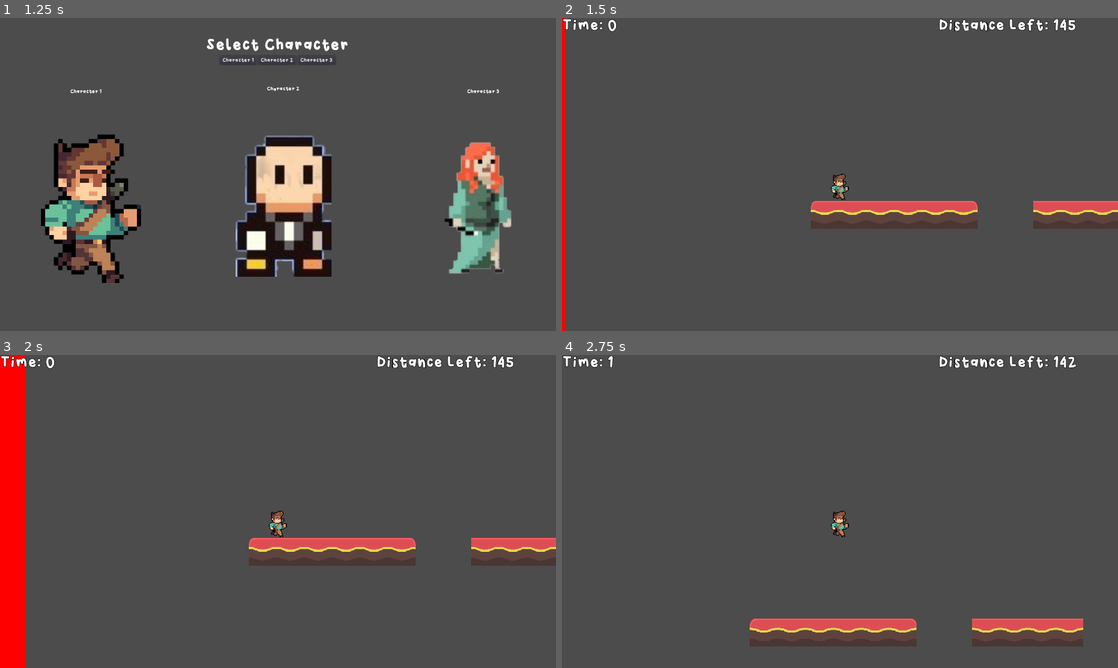
Above: before the commit, frames 1-4 (two rows, left to right).
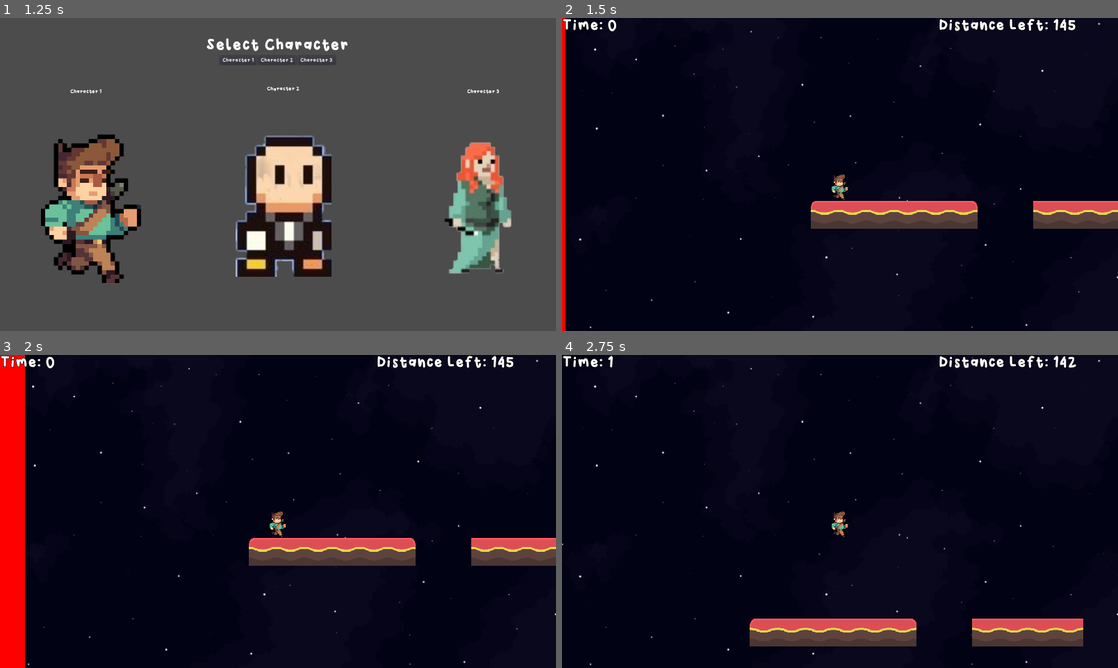
Above: after the commit, the same moments.

Repository: jonahshader/back5_platformer_unit3
Game: Godot game, scene res://scenes/menus/MainMenu.tscn
The game is run twice, just before and just after one commit, with the same random seed, the same clock (stepped at 60 frames per second) and the same inputs.
Inputs:
- Up to frame 1 (1.25 s): click "Start Game" at 0.5 s
- Up to frame 2 (1.5 s): click "Character 1" at 1.25 s
- Up to frame 3 (2 s): no input
- Up to frame 4 (2.75 s): hold Right (move_right) from 2.03 s (still down); tap Space (jump) at 2.27 s

Frame 1 is identical in both runs. In frame 2, 95% of the frame differs, in the area x 0-100%, y 0-100%; in frame 3, 91%; in frame 4, 95%.

Commit message:
background on player

Diff:
--- a/scenes/objects/Player.tscn
+++ b/scenes/objects/Player.tscn
@@ -1,7 +1,8 @@
-[gd_scene load_steps=4 format=2]
+[gd_scene load_steps=5 format=2]
 
 [ext_resource path="res://scenes/objects/Player.gd" type="Script" id=1]
 [ext_resource path="res://assets/Images/wizard_walk.png" type="Texture" id=2]
+[ext_resource path="res://assets/Images/1.png" type="Texture" id=3]
 
 [sub_resource type="RectangleShape2D" id=1]
 
@@ -23,3 +24,10 @@
 rotation = 3.14159
 scale = Vector2( -0.648, -0.648 )
 texture = ExtResource( 2 )
+
+[node name="ParallaxBackground" type="ParallaxBackground" parent="."]
+
+[node name="1" type="Sprite" parent="ParallaxBackground"]
+scale = Vector2( 1.50004, 1.49965 )
+texture = ExtResource( 3 )
+centered = false
